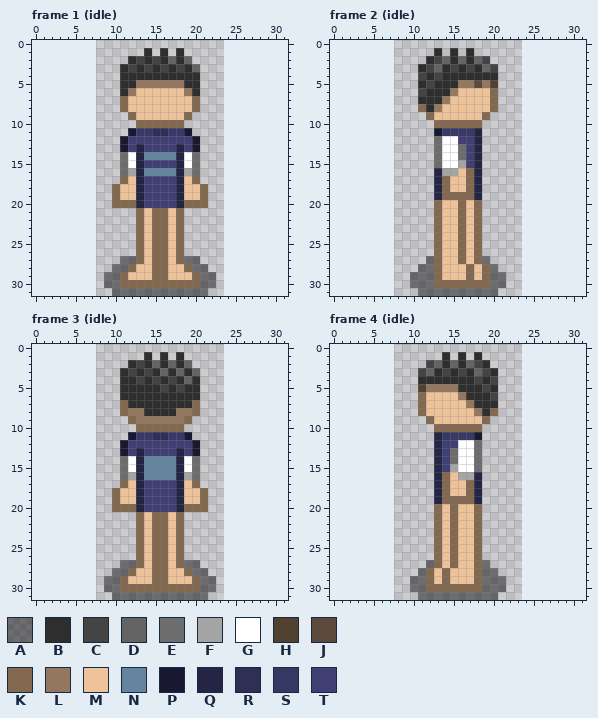
File history of a pixel-art file, Shroomfall/entity/player/player.aseprite. Above: the version before the commit.
16x32 pixels, 36 frames. Colours within 5 levels of each other are drawn and written as one. Shown: frame 1 (idle), frame 2 (idle), frame 3 (idle), frame 4 (idle). The old version is drawn lined up with the new one, on the new canvas. The commit also changed other frames, which this record leaves out.
Visible layers, top first: "hair/short", "shirt/purple", "skin/skin", "skin/shadow".
Palette (. is transparent): A #00000077  B #2e2e2e  C #444444  D #646464  E #6d6d6d  F #a4a4a4  G #ffffff  H #504131  J #5b4a3b  K #826950  L #93785f  M #eec39a  N #65849f  P #191932  Q #242444  R #2e2e57  S #383864  T #3f3f74
Pixels before, frame 1 (idle), first column x 9:
 1 .....B.B.B....
 2 ...BCBCBDBD...
 3 ..BCBCBCBCBD..
 4 ..BBBBBBBBBB..
 5 ..BBLLLLLLBB..
 6 ..BLMMMMMMLB..
 7 ..KMMMMMMMMK..
 8 ..KMMMMMMMMK..
 9 ...KMMMMMMK...
10 ....KKKKKK....
11 ...PSSRRSSP...
12 ..PTTTTTTTTP..
13 ..PTQTTTTQTP..
14 ..EGQNNNNQGE..
15 ..EGQTTTTQGE..
16 ..EFQNNNNQFE..
17 ..KMQTTTTQMK..
18 .KMMQTTTTQMMK.
19 .KMMQTTTTQMMK.
20 .KKKQTTTTQKKK.
21 ....KMKKMK....
22 ....KMKKMK....
23 ....KMKKMK....
24 ....KMKKMK....
25 ....KMKKMK....
26 ....KMKKMK....
27 ..AAKMKKMKAA..
28 .AAKMMKKMMKAA.
29 AAKMMMKKMMMKAA
30 AAKKKKKKKKKKAA
31 .AAAAAAAAAAAA.
Pixels before, frame 2 (idle), first column x 10:
 1 ...B.B.B....
 2 ..BCDBDBDC..
 3 .BCDBCBCBDC.
 4 .CBCBBBBBBB.
 5 .BCBBBLLJLH.
 6 .CBBBLMMMMK.
 7 .BBBLMMMMMK.
 8 .KBLMMMMMMK.
 9 ..KMMMMMMK..
10 ...KKKKKK...
11 ...PSSSSQ...
12 ...EGGTTQ...
13 ...EGGETQ...
14 ...EGGETQ...
15 ...EGGFTQ...
16 ...QFFMKQ...
17 ...QKMMKQ...
18 ...QKMMKQ...
19 ...QKKKKQ...
20 ...KMMKMK...
21 ...KMMKMK...
22 ...KMMKMK...
23 ...KMMKMK...
24 ...KMMKMK...
25 ...KMMKMK...
26 ...KMMKMK...
27 ..AKMMKMKA..
28 .AAKMMMKMKA.
29 AAAKMMMKMKAA
30 AAAKKKKKKKAA
31 .AAAAAAAAAA.
Pixels before, frame 3 (idle), first column x 9:
 1 .....B.B.B....
 2 ...BCBDBDBD...
 3 ..BCBCBDBDBD..
 4 ..BBCBCBCBDB..
 5 ..BBBBBCBCBB..
 6 ..BBBBBBBBBB..
 7 ..KBBBBBBBBK..
 8 ..KLLBBBBLLK..
 9 ...KLLLLLLK...
10 ....KKKKKK....
11 ...PSSRRSSP...
12 ..PTTTTTTTTP..
13 ..PTQTTTTQTP..
14 ..EGQNNNNQGE..
15 ..EGQNNNNQGE..
16 ..EFQNNNNQFE..
17 ..KMQTTTTQMK..
18 .KMMQTTTTQMMK.
19 .KMMQTTTTQMMK.
20 .KKKQTTTTQKKK.
21 ....KMKKMK....
22 ....KMKKMK....
23 ....KMKKMK....
24 ....KMKKMK....
25 ....KMKKMK....
26 ....KMKKMK....
27 ..AAKMKKMKAA..
28 .AAKMMKKMMKAA.
29 AAKMMMKKMMMKAA
30 AAKKKKKKKKKKAA
31 .AAAAAAAAAAAA.
Pixels before, frame 4 (idle), first column x 10:
 1 ....B.B.B...
 2 ..CDBDBDCB..
 3 .CDBCBCBDCB.
 4 .BBBBBBBCBC.
 5 .HLLLLBBBCB.
 6 .KMMMMLBBBC.
 7 .KMMMMMLBBB.
 8 .KMMMMMMLBK.
 9 ..KMMMMMMK..
10 ...KKKKKK...
11 ...QSSSSP...
12 ...QTTGGE...
13 ...QTEGGE...
14 ...QTEGGE...
15 ...QTFGGE...
16 ...QKMFFQ...
17 ...QKMMKQ...
18 ...QKMMKQ...
19 ...QKKKKQ...
20 ...KMKMMK...
21 ...KMKMMK...
22 ...KMKMMK...
23 ...KMKMMK...
24 ...KMKMMK...
25 ...KMKMMK...
26 ...KMKMMK...
27 ..AKMKMMKA..
28 .AKMKMMMKAA.
29 AAKMKMMMKAAA
30 AAKKKKKKKAAA
31 .AAAAAAAAAA.
New version:
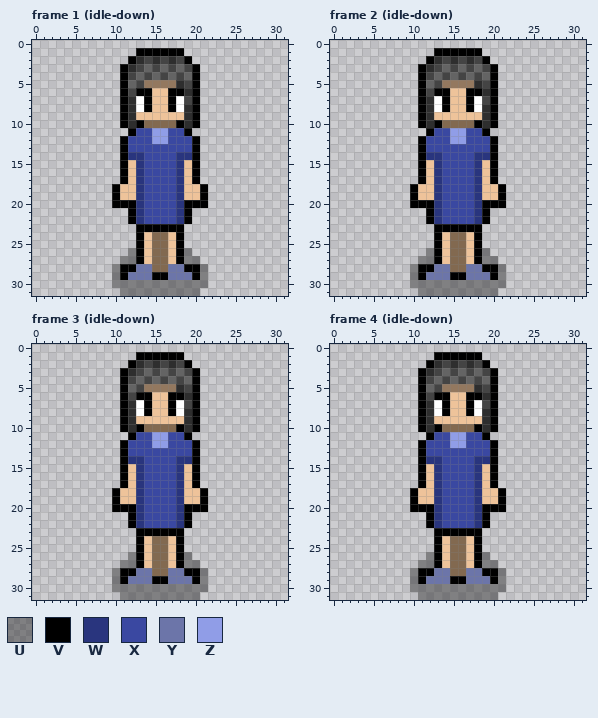
Colours new in this view: U #00000060  V #000000  W #29357e  X #3a48a1  Y #6c75a9  Z #909de7
The edit:
canvas 16x32 -> 32x32, the old top-left corner now at 8,0
Changed rows in their new state; - is an unchanged pixel.
Frame 1 (idle-down):
first column x 9:
 1 ----VVVVVV----
 2 ---VBCBCBCV---
 3 --VBCDCDCDCV--
 4 --VCDCDCDCDV--
 5 --VDC----BCV--
 6 --VCVV--VVBV--
 7 --VBGV--VGCV--
 8 --VBGV--VGBV--
 9 --VB------BV--
10 --VBV----VBV--
11 ---VXXZZXXV---
12 --VXXXZZXXXV--
13 --VXXXXXXXXV--
14 --VWWXXXXWWV--
15 --VMWXXXXWMV--
16 --VMWXXXXWMV--
17 --V-WXXXXW-V--
18 -V--WXXXXW--V-
19 -V--WXXXXW--V-
20 -VVVWXXXXWVVV-
21 ---VWXXXXWV---
22 ---VWXXXXWV---
23 ----VVVVVV----
24 ----V----V----
25 ----V----V----
26 ---UV----VU---
27 --UUV----VUU--
28 -UVVYY--YYVVU-
29 .UVYYYVVYYYVU.
30 .UUUUUUUUUUUU.
31 -.UUUUUUUUUU.-
Frame 2 (idle-down):
first column x 10:
 1 ---VVVVVV---
 2 --VBC-C-CV--
 3 -VBCD-D-DCV-
 4 -VCDCDCDCDV-
 5 -VDCLL--BCV-
 6 -VCVVM-VVBV-
 7 -V-GV--VGCV-
 8 -V-GV--VGBV-
 9 -VB------BV-
10 -VBV----VBV-
11 --VXXZZXXV--
12 -VXXXZZXXXV-
13 -VXXXXXXXXV-
14 -VWWXXXXWWV-
15 -VMWXXXXWMV-
16 -VMWXXXXWMV-
17 -VMWXXXXWMV-
18 VMMWXXXXWMMV
19 VMMWXXXXWMMV
20 VVVWXXXXWVVV
21 --VWXXXXWV--
22 --VWXXXXWV--
23 ---VVVVVV---
24 ---V-K--V---
25 ---V-K--V---
26 --UV-K--VU--
27 -UUV-K--VUU-
28 UVVYYKKYYVVU
29 UVYYYVVYYYVU
30 UUUUUUUUUUUU
31 -UUUUUUUUUU-
Frame 3 (idle-down):
first column x 9:
 1 ----VVVVVV----
 2 ---VBCBCBCV---
 3 --VBCDC-C-CV--
 4 --VCDCDCDC-V--
 5 --VDCLLLLBCV--
 6 --VCVVMMVV-V--
 7 --V-GVMMVGCV--
 8 --VBGVMMVGBV--
 9 --VBMMMMMMBV--
10 --VBV----VBV--
11 ---VXXZZXXV---
12 --VXXXZZXXXV--
13 --VXXXXXXXXV--
14 --VWWXXXXWWV--
15 --VMWXXXXWMV--
16 --VMWXXXXWMV--
17 --V-WXXXXW-V--
18 -V--WXXXXW--V-
19 -V--WXXXXW--V-
20 -VVVWXXXXWVVV-
21 ---VWXXXXWV---
22 ---VWXXXXWV---
23 ----VVVVVV----
24 ----V----V----
25 ----V----V----
26 ---UV----VU---
27 --UUV----VUU--
28 -UVVYY--YYVVU-
29 .UVYYYVVYYYVU.
30 .UUUUUUUUUUUU.
31 -.UUUUUUUUUU.-
Frame 4 (idle-down):
first column x 10:
 1 ---VVVVVV---
 2 --VBCBCB-V--
 3 -VBCDCDC--V-
 4 -VCDCDCD-DV-
 5 -VDC--LL--V-
 6 -VCVV-MVV-V-
 7 -VBGV--VGCV-
 8 -VBGV--VG-V-
 9 -VB------BV-
10 -VBV----VBV-
11 --VXXZZXXV--
12 -VXXXZZXXXV-
13 -VXXXXXXXXV-
14 -VWWXXXXWWV-
15 -VMWXXXXWMV-
16 -VMWXXXXWMV-
17 -VMWXXXXWMV-
18 VMMWXXXXWMMV
19 VMMWXXXXWMMV
20 VVVWXXXXWVVV
21 --VWXXXXWV--
22 --VWXXXXWV--
23 ---VVVVVV---
24 ---V--K-V---
25 ---V--K-V---
26 --UV--K-VU--
27 -UUV--K-VUU-
28 UVVYYKKYYVVU
29 UVYYYVVYYYVU
30 UUUUUUUUUUUU
31 -UUUUUUUUUU-
